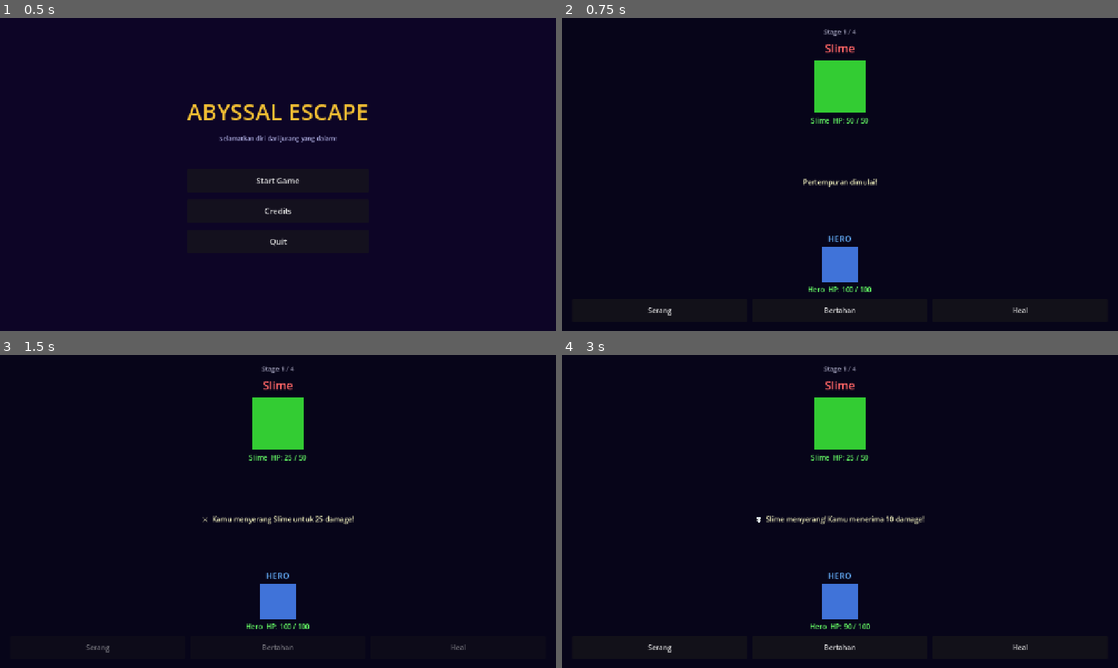
Above: before the commit, frames 1-4 (two rows, left to right).
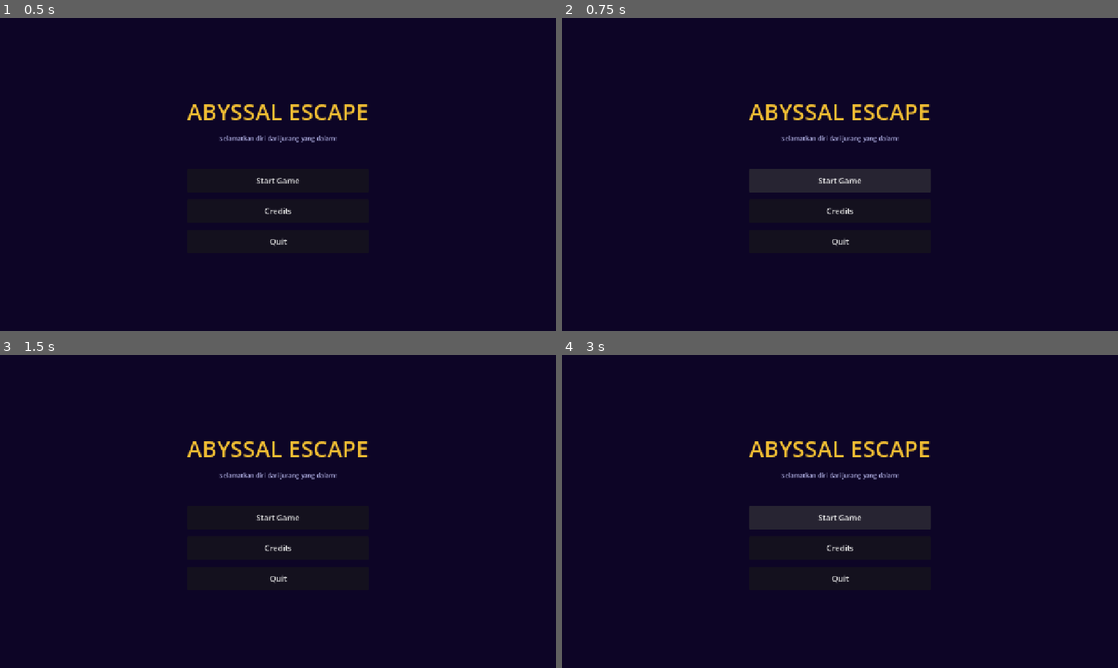
Above: after the commit, the same moments.

Repository: nauvalaslam/abyssal-escape
Game: Godot game, scene res://scenes/main_menu/main_menu.tscn
The game is run twice, just before and just after one commit, with the same random seed, the same clock (stepped at 60 frames per second) and the same inputs.
Inputs (mouse positions are in pixels of both pictures, inside the frame that each line leads up to):
- Up to frame 1 (0.5 s): no input
- Up to frame 2 (0.75 s): click "Start Game" at 0.5 s
- Up to frame 3 (1.5 s): click (100, 646) at 1.25 s, where only the run before the commit has a clickable "Serang"
- Up to frame 4 (3 s): click (840, 517) at 2 s, where only the run after the commit has a clickable "Start Game"; click (840, 517) at 2.75 s, where only the run after the commit has a clickable "Start Game"

Frame 1 is identical in both runs. In frame 2, 6.4% of the frame differs, in the area x 15-84%, y 3-96%; in frame 3, 4.3%; in frame 4, 6.2%.

Commit message:
feat: add damage RNG, Miss mechanic, opening narration panel, dynamic encounter text

Diff:
--- a/scenes/gameplay/battle_arena.tscn
+++ b/scenes/gameplay/battle_arena.tscn
@@ -136,3 +136,80 @@
 [node name="EnemyTurnTimer" type="Timer" parent="."]
 wait_time = 1.5
 one_shot = true
+
+; =============================================================================
+; [BARU - Fitur 3] EncounterLabel — Teks "Kamu dihadang oleh X" dengan fade-out
+; Diletakkan di atas semua elemen lain (z_index tinggi), posisi tengah layar.
+; =============================================================================
+[node name="EncounterLabel" type="Label" parent="."]
+layout_mode = 1
+anchors_preset = 8
+anchor_left = 0.5
+anchor_top = 0.5
+anchor_right = 0.5
+anchor_bottom = 0.5
+offset_left = -300.0
+offset_top = -30.0
+offset_right = 300.0
+offset_bottom = 30.0
+grow_horizontal = 2
+grow_vertical = 2
+visible = false
+z_index = 10
+text = "Kamu dihadang oleh ..."
+horizontal_alignment = 1
+vertical_alignment = 1
+theme_override_font_sizes/font_size = 24
+theme_override_colors/font_color = Color(1.0, 0.85, 0.3, 1)
+
+; =============================================================================
+; [BARU - Fitur 2] OpeningPanel — Panel narasi awal (hanya muncul di stage 0)
+; Overlay gelap semi-transparan yang menutupi seluruh layar.
+; =============================================================================
+[node name="OpeningPanel" type="Panel" parent="."]
+layout_mode = 1
+anchors_preset = 15
+anchor_right = 1.0
+anchor_bottom = 1.0
+grow_horizontal = 2
+grow_vertical = 2
+visible = false
+z_index = 20
+theme_override_styles/panel = StyleBoxEmpty.new()
+
+[node name="PanelBackground" type="ColorRect" parent="OpeningPanel"]
+layout_mode = 1
+anchors_preset = 15
+anchor_right = 1.0
+anchor_bottom = 1.0
+grow_horizontal = 2
+grow_vertical = 2
+color = Color(0.0, 0.0, 0.0, 0.82)
+
+[node name="CenterContainer" type="CenterContainer" parent="OpeningPanel"]
+layout_mode = 1
+anchors_preset = 15
+anchor_right = 1.0
+anchor_bottom = 1.0
+grow_horizontal = 2
+grow_vertical = 2
+
+[node name="VBoxContainer" type="VBoxContainer" parent="OpeningPanel/CenterContainer"]
+layout_mode = 2
+custom_minimum_size = Vector2(560, 0)
+theme_override_constants/separation = 32
+
+[node name="NarasiLabel" type="Label" parent="OpeningPanel/CenterContainer/VBoxContainer"]
+layout_mode = 2
+size_flags_horizontal = 4
+text = "Kamu terjebak di dalam goa dan kamu harus menelusuri goa ini untuk mencari jalan keluar."
+horizontal_alignment = 1
+autowrap_mode = 3
+theme_override_font_sizes/font_size = 22
+theme_override_colors/font_color = Color(0.95, 0.90, 0.75, 1)
+
+[node name="ContinueButton" type="Button" parent="OpeningPanel/CenterContainer/VBoxContainer"]
+layout_mode = 2
+custom_minimum_size = Vector2(240, 54)
+text = "Eksplorasi"
+theme_override_font_sizes/font_size = 18
--- a/scripts/ui/battle_arena_ui.gd
+++ b/scripts/ui/battle_arena_ui.gd
@@ -2,29 +2,34 @@
 # scripts/ui/battle_arena_ui.gd
 # Logika utama Battle Arena — sistem turn-based 1v1.
 #
-# ALUR:
-#   Giliran Pemain → pilih Serang / Bertahan / Heal
-#   → EnemyTurnTimer (1.5 detik) → Giliran Musuh otomatis
-#   → Cek kondisi menang/kalah → pindah scene
+# CHANGELOG (Iterasi 2):
+#   [BARU] Fitur 1 — Randomisasi damage + mekanik "Miss"
+#   [BARU] Fitur 2 — Opening Screen (panel narasi awal, hanya stage 0)
+#   [BARU] Fitur 3 — Dynamic Encounter Text (teks fade-out nama musuh)
 #
 # Dipasang pada node root scene res://scenes/gameplay/battle_arena.tscn
 # =============================================================================
 extends Control
 
-# --- Referensi Node (path harus sesuai struktur di battle_arena.tscn) --------
-@onready var stage_label:      Label  = $MarginContainer/BattleContainer/StageLabel
-@onready var enemy_name_label: Label  = $MarginContainer/BattleContainer/EnemySection/EnemyNameLabel
+# --- Referensi Node lama (tidak berubah) -------------------------------------
+@onready var stage_label:      Label     = $MarginContainer/BattleContainer/StageLabel
+@onready var enemy_name_label: Label     = $MarginContainer/BattleContainer/EnemySection/EnemyNameLabel
 @onready var enemy_sprite:     ColorRect = $MarginContainer/BattleContainer/EnemySection/EnemySprite
-@onready var enemy_hp_label:   Label  = $MarginContainer/BattleContainer/EnemySection/EnemyHPLabel
-@onready var battle_log:       Label  = $MarginContainer/BattleContainer/BattleLog
+@onready var enemy_hp_label:   Label     = $MarginContainer/BattleContainer/EnemySection/EnemyHPLabel
+@onready var battle_log:       Label     = $MarginContainer/BattleContainer/BattleLog
 @onready var player_sprite:    ColorRect = $MarginContainer/BattleContainer/PlayerSection/PlayerSprite
-@onready var player_hp_label:  Label  = $MarginContainer/BattleContainer/PlayerSection/PlayerHPLabel
-@onready var attack_btn:       Button = $MarginContainer/BattleContainer/ActionButtons/AttackButton
-@onready var defend_btn:       Button = $MarginContainer/BattleContainer/ActionButtons/DefendButton
-@onready var heal_btn:         Button = $MarginContainer/BattleContainer/ActionButtons/HealButton
-@onready var enemy_turn_timer: Timer  = $EnemyTurnTimer
-
-# --- State lokal pertempuran --------------------------------------------------
+@onready var player_hp_label:  Label     = $MarginContainer/BattleContainer/PlayerSection/PlayerHPLabel
+@onready var attack_btn:       Button    = $MarginContainer/BattleContainer/ActionButtons/AttackButton
+@onready var defend_btn:       Button    = $MarginContainer/BattleContainer/ActionButtons/DefendButton
+@onready var heal_btn:         Button    = $MarginContainer/BattleContainer/ActionButtons/HealButton
+@onready var enemy_turn_timer: Timer     = $EnemyTurnTimer
+
+# --- [BARU] Referensi Node tambahan (harus ditambahkan di .tscn) -------------
+@onready var opening_panel:    Panel     = $OpeningPanel             # Fitur 2: Panel narasi awal
+@onready var opening_continue: Button    = $OpeningPanel/ContinueButton  # Fitur 2: Tombol lanjutkan
+@onready var encounter_label:  Label     = $EncounterLabel           # Fitur 3: Teks fade-out
+
+# --- State lokal pertempuran (tidak berubah) ---------------------------------
 var enemy_max_hp:     int = 0
 var enemy_current_hp: int = 0
 
@@ -34,13 +39,21 @@
 func _ready() -> void:
 	_load_enemy_data()
 	_update_ui()
-	_set_buttons_disabled(false)
 
 	attack_btn.pressed.connect(_on_attack_pressed)
 	defend_btn.pressed.connect(_on_defend_pressed)
 	heal_btn.pressed.connect(_on_heal_pressed)
 	enemy_turn_timer.timeout.connect(_execute_enemy_turn)
 
+	# [BARU - Fitur 2] Cek apakah ini stage pertama (stage 0 = awal game).
+	# Jika ya, tampilkan panel narasi pembuka dan kunci tombol aksi dulu.
+	if PlayerData.current_stage == 0:
+		_show_opening_panel()
+	else:
+		# Stage selanjutnya (dari Reward Screen): langsung tampilkan encounter text
+		_set_buttons_disabled(false)
+		_show_encounter_text()   # [BARU - Fitur 3]
+
 func _load_enemy_data() -> void:
 	var idx:  int        = PlayerData.current_stage
 	var data: Dictionary = PlayerData.ENEMY_DATA[idx]
@@ -50,8 +63,8 @@
 	enemy_max_hp          = data["hp"]
 	enemy_current_hp      = data["hp"]
 
-	stage_label.text   = "Stage %d / %d" % [idx + 1, PlayerData.ENEMY_DATA.size()]
-	player_sprite.color = Color(0.25, 0.45, 0.85, 1.0)   # warna placeholder hero
+	stage_label.text    = "Stage %d / %d" % [idx + 1, PlayerData.ENEMY_DATA.size()]
+	player_sprite.color = Color(0.25, 0.45, 0.85, 1.0)
 
 func _update_ui() -> void:
 	var edata: Dictionary = PlayerData.ENEMY_DATA[PlayerData.current_stage]
@@ -64,14 +77,62 @@
 	heal_btn.disabled   = disabled
 
 # =============================================================================
-# GILIRAN PEMAIN
+# [BARU - Fitur 2] OPENING PANEL — Narasi Awal
+# =============================================================================
+
+func _show_opening_panel() -> void:
+	# Tampilkan panel narasi dan kunci semua tombol aksi sampai pemain klik lanjutkan
+	opening_panel.visible = true
+	_set_buttons_disabled(true)
+	opening_continue.pressed.connect(_on_opening_continue_pressed)
+
+func _on_opening_continue_pressed() -> void:
+	# Sembunyikan panel lalu mulai pertempuran dengan encounter text
+	opening_panel.visible = false
+	_set_buttons_disabled(false)
+	_show_encounter_text()   # [BARU - Fitur 3] Tampilkan teks musuh pertama
+
+# =============================================================================
+# [BARU - Fitur 3] DYNAMIC ENCOUNTER TEXT — Teks Nama Musuh Fade-Out
+# =============================================================================
+
+func _show_encounter_text() -> void:
+	var enemy_name: String = PlayerData.ENEMY_DATA[PlayerData.current_stage]["name"]
+
+	# Set teks sesuai format yang diminta
+	encounter_label.text    = "Kamu dihadang oleh %s." % enemy_name
+	encounter_label.modulate = Color(1.0, 1.0, 1.0, 1.0)  # Mulai dari opak penuh
+	encounter_label.visible  = true
+
+	# Juga tampilkan di battle log sebagai baris pertama sebelum aksi
+	battle_log.text = "⚠️  Kamu dihadang oleh %s!" % enemy_name
+
+	# Jalankan animasi fade-out menggunakan Tween bawaan Godot 4
+	var tween: Tween = create_tween()
+	# Tunggu 1.5 detik, lalu fade out selama 1 detik
+	tween.tween_interval(1.5)
+	tween.tween_property(encounter_label, "modulate", Color(1.0, 1.0, 1.0, 0.0), 1.0)
+	tween.tween_callback(func(): encounter_label.visible = false)
+
+# =============================================================================
+# [DIMODIFIKASI - Fitur 1] GILIRAN PEMAIN — Damage Random + Mekanik Miss
 # =============================================================================
 
 func _on_attack_pressed() -> void:
 	_set_buttons_disabled(true)
-	# [ASUMSI] Damage pemain = attack_damage tanpa variasi acak (deterministik).
-	# Untuk menambahkan RNG, ganti baris berikut dengan range acak.
-	var dmg: int = PlayerData.attack_damage
+
+	# [DIMODIFIKASI - Fitur 1] Hitung damage dengan variasi acak.
+	# Formula: Base Attack + randi_range(-2, +3)
+	# [ASUMSI] Rentang variasi: -2 hingga +3. Sesuaikan jika diperlukan.
+	var variance: int = randi_range(-2, 3)
+	var dmg: int = PlayerData.attack_damage + variance
+
+	# [BARU - Fitur 1] Mekanik "Miss": jika damage <= 0, serangan meleset.
+	if dmg <= 0:
+		battle_log.text = "⚡  Kamu menyerang... MISS! Serangan meleset!"
+		_update_ui()
+		enemy_turn_timer.start(1.5)
+		return   # Hentikan eksekusi — HP musuh TIDAK dikurangi
 
 	enemy_current_hp = max(0, enemy_current_hp - dmg)
 	battle_log.text = "⚔️  Kamu menyerang %s untuk %d damage!" % [
@@ -94,7 +155,6 @@
 func _on_heal_pressed() -> void:
 	_set_buttons_disabled(true)
 	# [ASUMSI] Jumlah HP yang dipulihkan saat aksi Heal = 20.
-	# Ganti konstanta HEAL_AMOUNT untuk menyesuaikan keseimbangan.
 	const HEAL_AMOUNT: int = 20
 	var healed: int = min(HEAL_AMOUNT, PlayerData.max_hp - PlayerData.current_hp)
 	PlayerData.current_hp += healed
@@ -103,24 +163,41 @@
 	enemy_turn_timer.start(1.5)
 
 # =============================================================================
-# GILIRAN MUSUH (dipanggil otomatis oleh EnemyTurnTimer)
+# [DIMODIFIKASI - Fitur 1] GILIRAN MUSUH — Damage Random + Mekanik Miss
 # =============================================================================
 
 func _execute_enemy_turn() -> void:
-	var data:       Dictionary = PlayerData.ENEMY_DATA[PlayerData.current_stage]
-	# [ASUMSI] Damage musuh = nilai "attack" di ENEMY_DATA, tanpa variasi acak.
-	var raw_dmg:    int = data["attack"]
+	var data: Dictionary = PlayerData.ENEMY_DATA[PlayerData.current_stage]
+
+	# [DIMODIFIKASI - Fitur 1] Damage musuh juga memiliki variasi acak.
+	# Formula: Base Attack musuh + randi_range(-2, +3)
+	# [ASUMSI] Rentang variasi sama dengan pemain. Sesuaikan jika diperlukan.
+	var variance:   int = randi_range(-2, 3)
+	var raw_dmg:    int = data["attack"] + variance
 	var actual_dmg: int = raw_dmg
 
 	if PlayerData.defense_active:
 		# [ASUMSI] Bertahan mengurangi damage sebesar 50% (integer division).
 		actual_dmg = raw_dmg / 2
 		PlayerData.defense_active = false
+
+		# [BARU - Fitur 1] Cek Miss setelah pertahanan diterapkan
+		if actual_dmg <= 0:
+			battle_log.text = "🛡️  %s menyerang! Pertahananmu memblok penuh — MISS!" % data["name"]
+			_set_buttons_disabled(false)
+			return
+
 		battle_log.text = (
 			"🛡️  %s menyerang! Bertahan! Kamu menerima %d damage (dari %d)."
 			% [data["name"], actual_dmg, raw_dmg]
 		)
 	else:
+		# [BARU - Fitur 1] Cek Miss tanpa pertahanan
+		if actual_dmg <= 0:
+			battle_log.text = "⚡  %s menyerang... MISS! Serangan meleset!" % data["name"]
+			_set_buttons_disabled(false)
+			return
+
 		battle_log.text = "💀  %s menyerang! Kamu menerima %d damage!" % [data["name"], actual_dmg]
 
 	PlayerData.current_hp = max(0, PlayerData.current_hp - actual_dmg)
@@ -132,7 +209,7 @@
 		_set_buttons_disabled(false)
 
 # =============================================================================
-# KONDISI AKHIR PERTEMPURAN
+# KONDISI AKHIR PERTEMPURAN (tidak berubah)
 # =============================================================================
 
 func _handle_enemy_death() -> void:
@@ -140,12 +217,10 @@
 	var ename: String = PlayerData.ENEMY_DATA[PlayerData.current_stage]["name"]
 
 	if PlayerData.is_boss_stage():
-		# Dragon (boss terakhir) mati → menuju Win Screen
 		battle_log.text = "🏆  %s dikalahkan! Kamu berhasil melarikan diri dari jurang!" % ename
 		await get_tree().create_timer(2.0).timeout
 		get_tree().change_scene_to_file("res://scenes/main_menu/win_screen.tscn")
 	else:
-		# Musuh biasa mati → menuju Reward Screen roguelike
 		battle_log.text = "✅  %s dikalahkan! Ambil rewardmu!" % ename
 		await get_tree().create_timer(1.5).timeout
 		get_tree().change_scene_to_file("res://scenes/gameplay/reward_screen.tscn")
